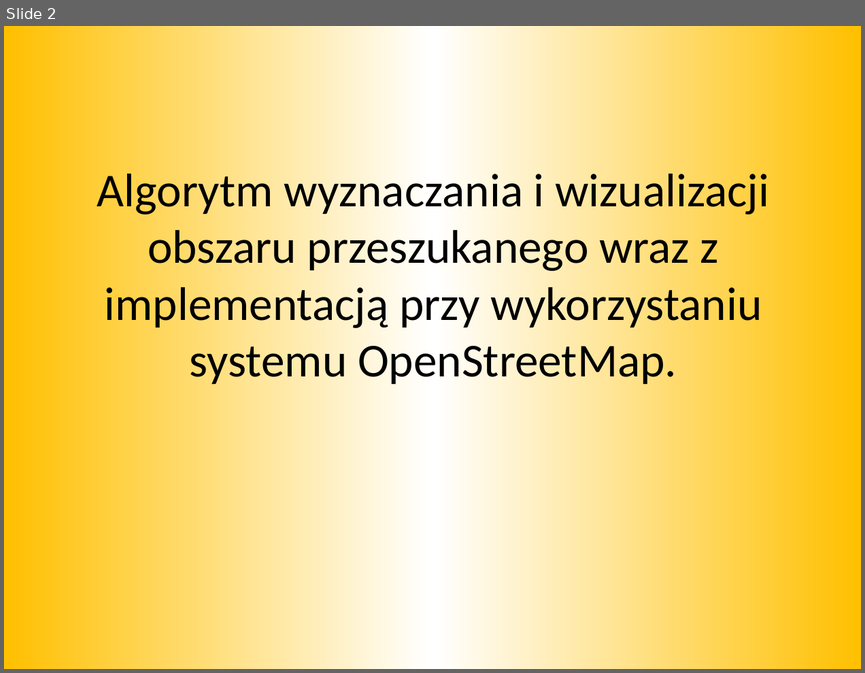
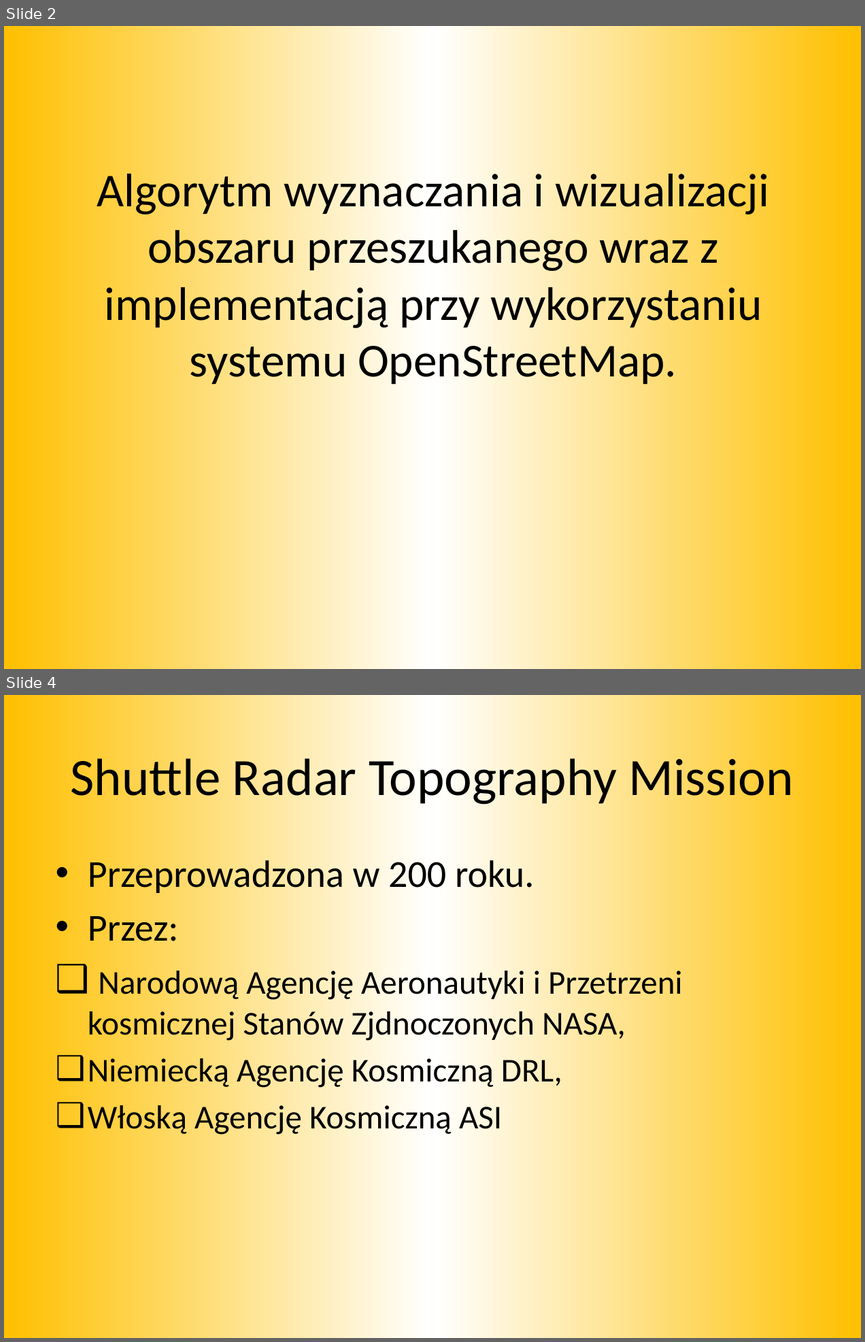
Before and after one commit to mkapiczy/DronVision, a slide deck: Dokumenty/Obrona/Prezentacja.pptx. Shown one above the other, each under a label of ours: slide 2 before the commit, slides 2 and 4 after it; the slides between them are not shown. The pictures are 865x673 and 865x1342 pixels, drawn with LibreOffice and Linux fonts; fonts in the diff are those of the drawing. Boxes give left, top, right and bottom in pixels: in the first picture for what was removed or moved away, otherwise in the second. Text is boxed around its words. In the diff, an @@ line names an element or a change of style, - is before the commit and + after.

```diff
--- a/Dokumenty/Obrona/Prezentacja.pptx
+++ b/Dokumenty/Obrona/Prezentacja.pptx
@@ slide 4 added at [4, 695, 861, 1338], background gradient #FFC000 to #FFFFFF @@
@@ title added at [71, 751, 793, 807], 44 pt, text #000000 @@
+Shuttle Radar Topography Mission
@@ text added at [88, 855, 683, 1136], 28 pt, text #000000 @@
+• Przeprowadzona w 200 roku.
+• Przez:
+❑ Narodową Agencję Aeronautyki i Przetrzeni kosmicznej Stanów Zjdnoczonych NASA,
+❑ Niemiecką Agencję Kosmiczną DRL,
+❑ Włoską Agencję Kosmiczną ASI
```
Also in this commit, not shown: 3 other slides added, 1 slide removed, 1 other file.
